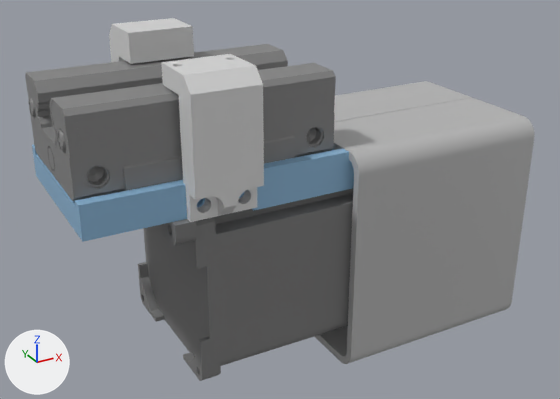
The COLLADA model living_lab_robot_description/meshes/manipulator_base.dae, before and after one commit.
Camera for both pictures: a 50 mm camera at (-0.0409, -0.2037, 0.0645) aimed at (0.072, 0.0015, -0.0381). The axes (+X, +Y, +Z) are drawn at lower left. The lights are the same throughout. Where no turn or scale is listed for an object, it has been applied to the vertices.

The first picture shows 'Untitled', 'Untitled_001', 'Untitled_002', 'Untitled_004', 'Untitled_011', 'Untitled_012', 'Untitled_013', 'Untitled_014'.
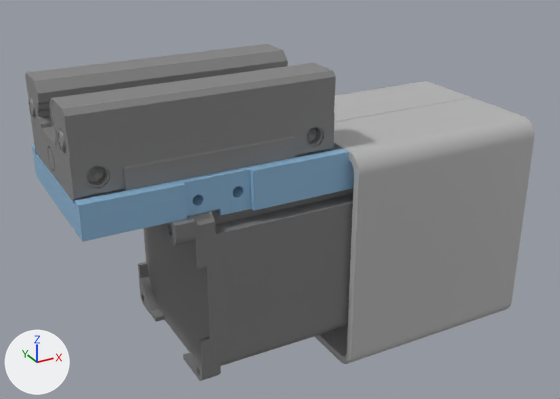
Location of each change, [x1, y1, x2, y2] in pixels of the pictures (560 x 399 px):
'Untitled_014', deleted: before [161, 54, 264, 222]
'Untitled_002', deleted: before [109, 18, 194, 64]

What changed in the scene script:
```text
Remove ob_untitled_002:
    ob_untitled_002 = bpy.data.objects.new('Untitled_002', me_id20_023)
    ob_untitled_002.location = (0.0286, 0.0235, -0.0042)
Remove ob_untitled_014:
    ob_untitled_014 = bpy.data.objects.new('Untitled_014', me_id98_001)
    ob_untitled_014.location = (0.0486, -0.0215, -0.0042)
```
